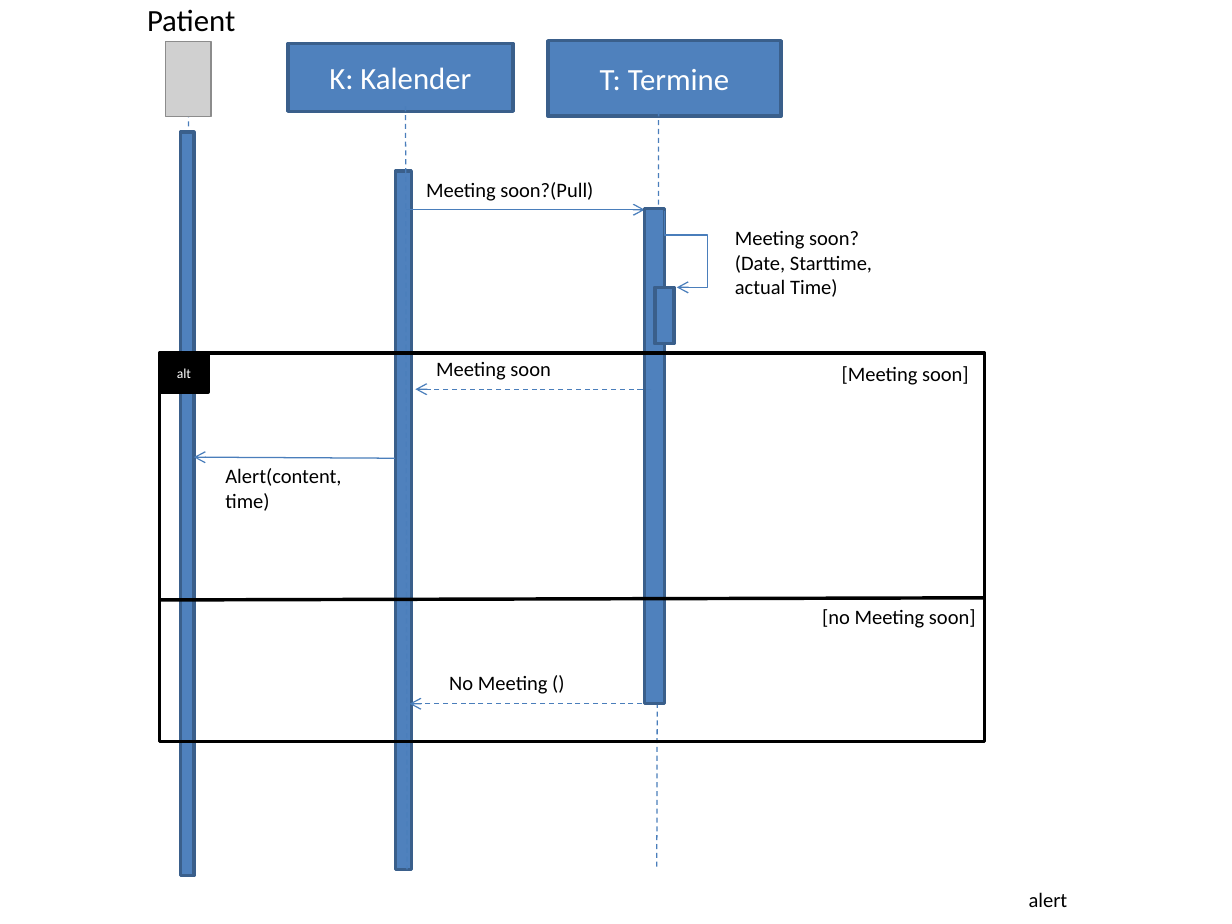
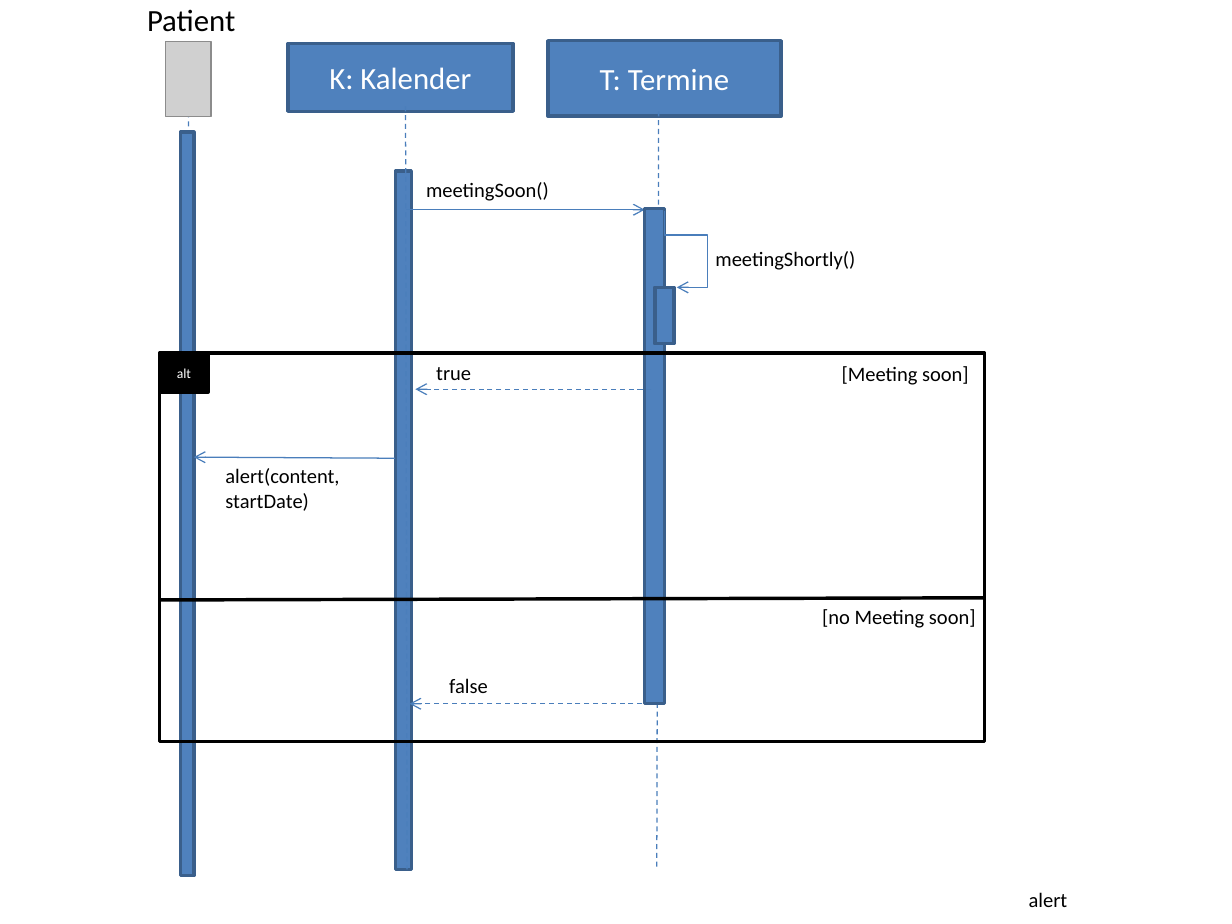
Before and after one commit to zyssm4/ch.bfh.btx8081.w2015.red, a slide deck: slide 2 of doc/Task07/sequenzdiagramm.pptx. Drawn at 1232x924 pixels with LibreOffice and Linux fonts; fonts in the diff are those of the drawing; grey boxes stand for pictures. Boxes give left, top, right and bottom in pixels: in the first picture for what was removed or moved away, otherwise in the second. Text is boxed around its words. In the diff, an @@ line names an element or a change of style, - is before the commit and + after.

```diff
--- a/doc/Task07/sequenzdiagramm.pptx
+++ b/doc/Task07/sequenzdiagramm.pptx
@@ text at (x1=426, y1=182, x2=549, y2=201): text changed @@
-Meeting soon?(Pull)
+meetingSoon()
@@ text at (x1=715, y1=251, x2=855, y2=270): text changed @@
-Meeting soon? (Date, Starttime, actual Time)
+meetingShortly()
@@ text at (x1=436, y1=367, x2=471, y2=380): text changed @@
-Meeting soon
+true
@@ text at (x1=225, y1=468, x2=339, y2=511): text changed @@
-Alert(content, time)
+alert(content, startDate)
@@ text at (x1=449, y1=678, x2=488, y2=693): text changed @@
-No Meeting ()
+false
```
Also in this commit, not shown: 1 other slide changed, 4 other files.
